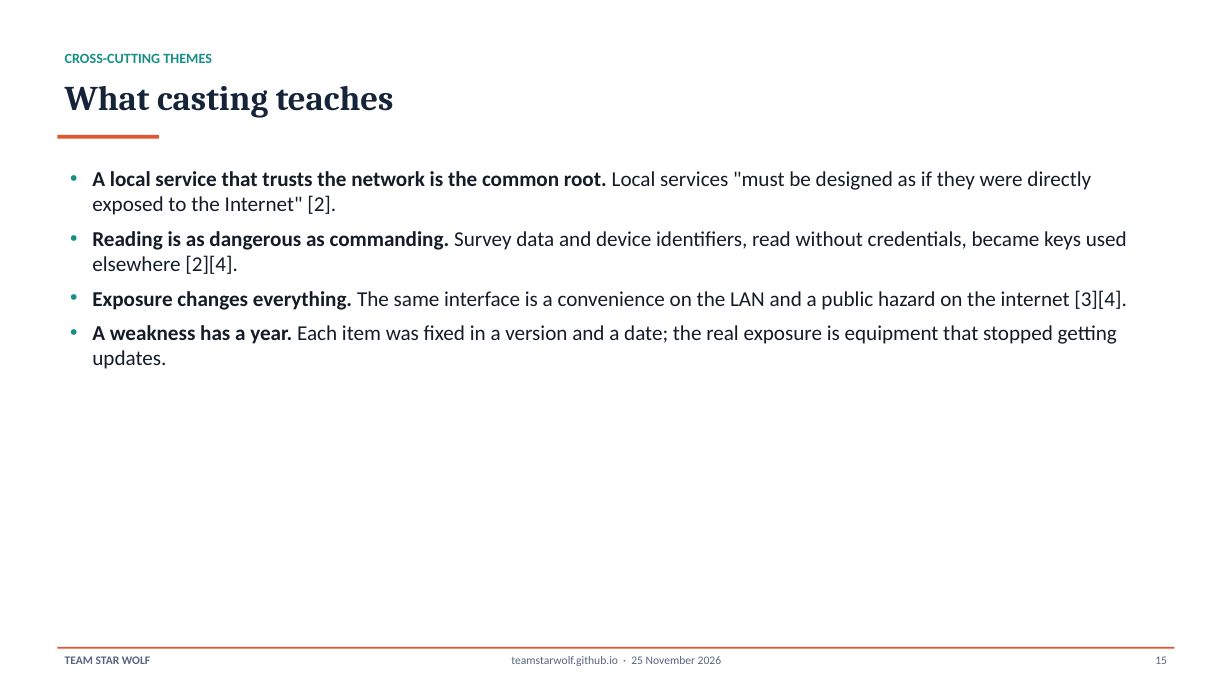
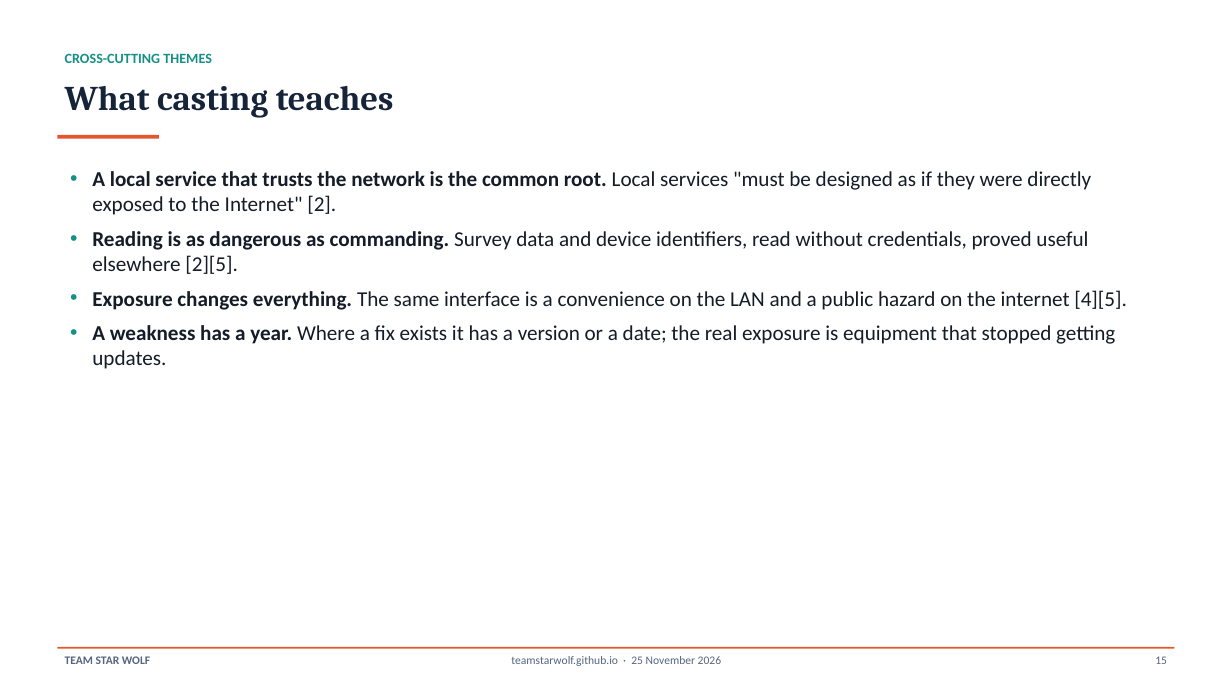
Before and after one commit to TeamStarWolf/TeamStarWolf, a slide deck: slide 15 of case-studies/slides/Casting_Home_Network_Case_Study.pptx. Drawn at 1232x693 pixels with LibreOffice and Linux fonts; fonts in the diff are those of the drawing. Boxes give left, top, right and bottom in pixels: in the first picture for what was removed or moved away, otherwise in the second. Text is boxed around its words. In the diff, an @@ line names an element or a change of style, - is before the commit and + after.

```diff
--- a/case-studies/slides/Casting_Home_Network_Case_Study.pptx
+++ b/case-studies/slides/Casting_Home_Network_Case_Study.pptx
@@ text at bbox=[92, 231, 1127, 369]: text changed @@
-• Reading is as dangerous as commanding. Survey data and device identifiers, read without credentials, became keys used elsewhere [2][4].
-• Exposure changes everything. The same interface is a convenience on the LAN and a public hazard on the internet [3][4].
-• A weakness has a year. Each item was fixed in a version and a date; the real exposure is equipment that stopped getting updates.
+• Reading is as dangerous as commanding. Survey data and device identifiers, read without credentials, proved useful elsewhere [2][5].
+• Exposure changes everything. The same interface is a convenience on the LAN and a public hazard on the internet [4][5].
+• A weakness has a year. Where a fix exists it has a version or a date; the real exposure is equipment that stopped getting updates.
```
Also in this commit, not shown: 11 other slides changed, 12 other files.
